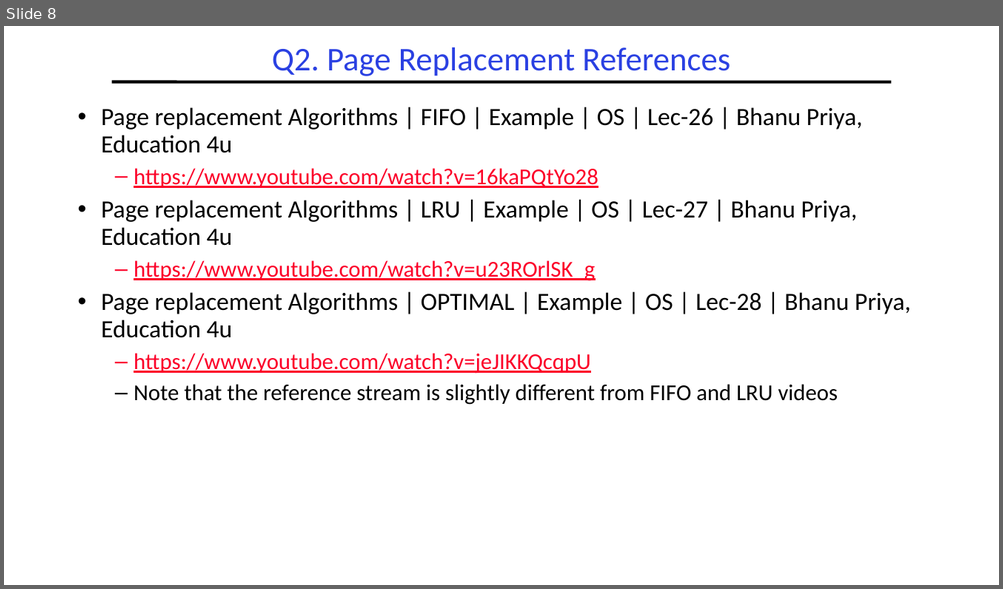
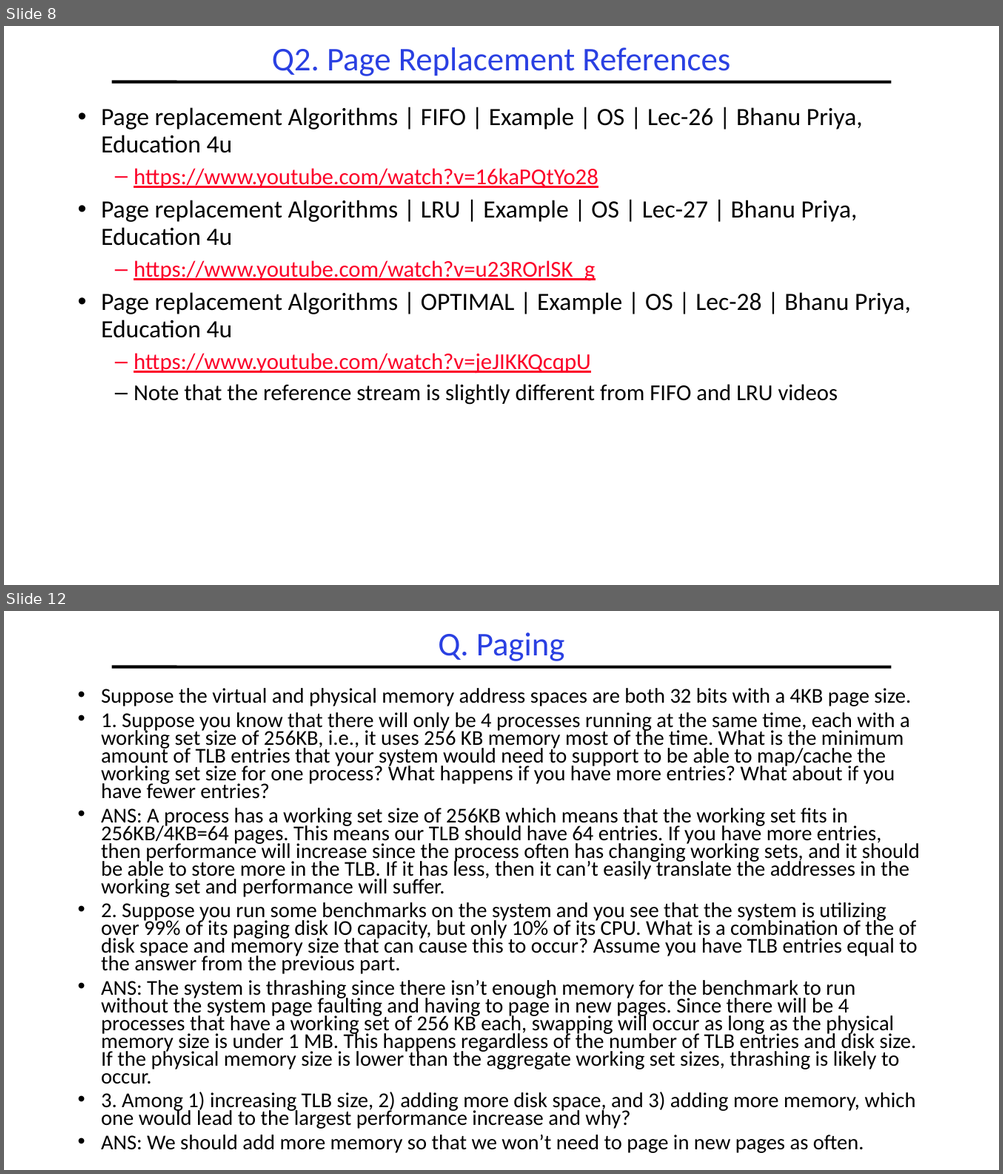
Before and after one commit to guhofstra/CSC256Fa25, a slide deck: PPTs/L8-Exercises ANS.pptx. Shown one above the other, each under a label of ours: slide 8 before the commit, slides 8 and 12 after it; the slides between them are not shown. The pictures are 1003x589 and 1003x1174 pixels, drawn with LibreOffice and Linux fonts; fonts in the diff are those of the drawing. Boxes give left, top, right and bottom in pixels: in the first picture for what was removed or moved away, otherwise in the second. Text is boxed around its words. In the diff, an @@ line names an element or a change of style, - is before the commit and + after.

```diff
--- a/PPTs/L8-Exercises ANS.pptx
+++ b/PPTs/L8-Exercises ANS.pptx
@@ slide 12 added at bbox=[4, 611, 999, 1170], background #FFFFFF; not listed: 1 template element that a slide beside it also shows @@
@@ title added at bbox=[438, 632, 565, 661], 32 pt, text #2A40E2 @@
+Q. Paging
@@ text added at bbox=[101, 688, 919, 1153], 20.4 pt, text #000000 @@
+• Suppose the virtual and physical memory address spaces are both 32 bits with a 4KB page size.
+• 1. Suppose you know that there will only be 4 processes running at the same time, each with a working set size of 256KB, i.e., it uses 256 KB memory most of the time. What is the minimum amount of TLB entries that your system would need to support to be able to map/cache the working set size for one process? What happens if you have more entries? What about if you have fewer entries?
+• ANS: A process has a working set size of 256KB which means that the working set fits in 256KB/4KB=64 pages. This means our TLB should have 64 entries. If you have more entries, then performance will increase since the process often has changing working sets, and it should be able to store more in the TLB. If it has less, then it can’t easily translate the addresses in the working set and performance will suffer.
+• 2. Suppose you run some benchmarks on the system and you see that the system is utilizing over 99% of its paging disk IO capacity, but only 10% of its CPU. What is a combination of the of disk space and memory size that can cause this to occur? Assume you have TLB entries equal to the answer from the previous part.
+• ANS: The system is thrashing since there isn’t enough memory for the benchmark to run without the system page faulting and having to page in new pages. Since there will be 4 processes that have a working set of 256 KB each, swapping will occur as long as the physical memory size is under 1 MB. This happens regardless of the number of TLB entries and disk size. If the physical memory size is lower than the aggregate working set sizes, thrashing is likely to occur.
+• 3. Among 1) increasing TLB size, 2) adding more disk space, and 3) adding more memory, which one would lead to the largest performance increase and why?
+• ANS: We should add more memory so that we won’t need to page in new pages as often.
```
Also in this commit, not shown: 3 other slides added, 5 other files.
